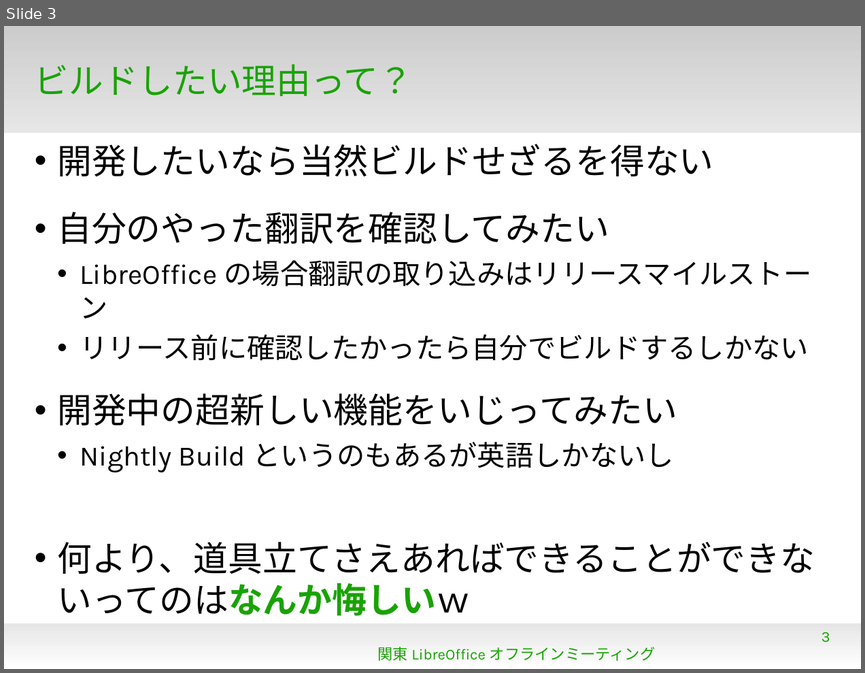
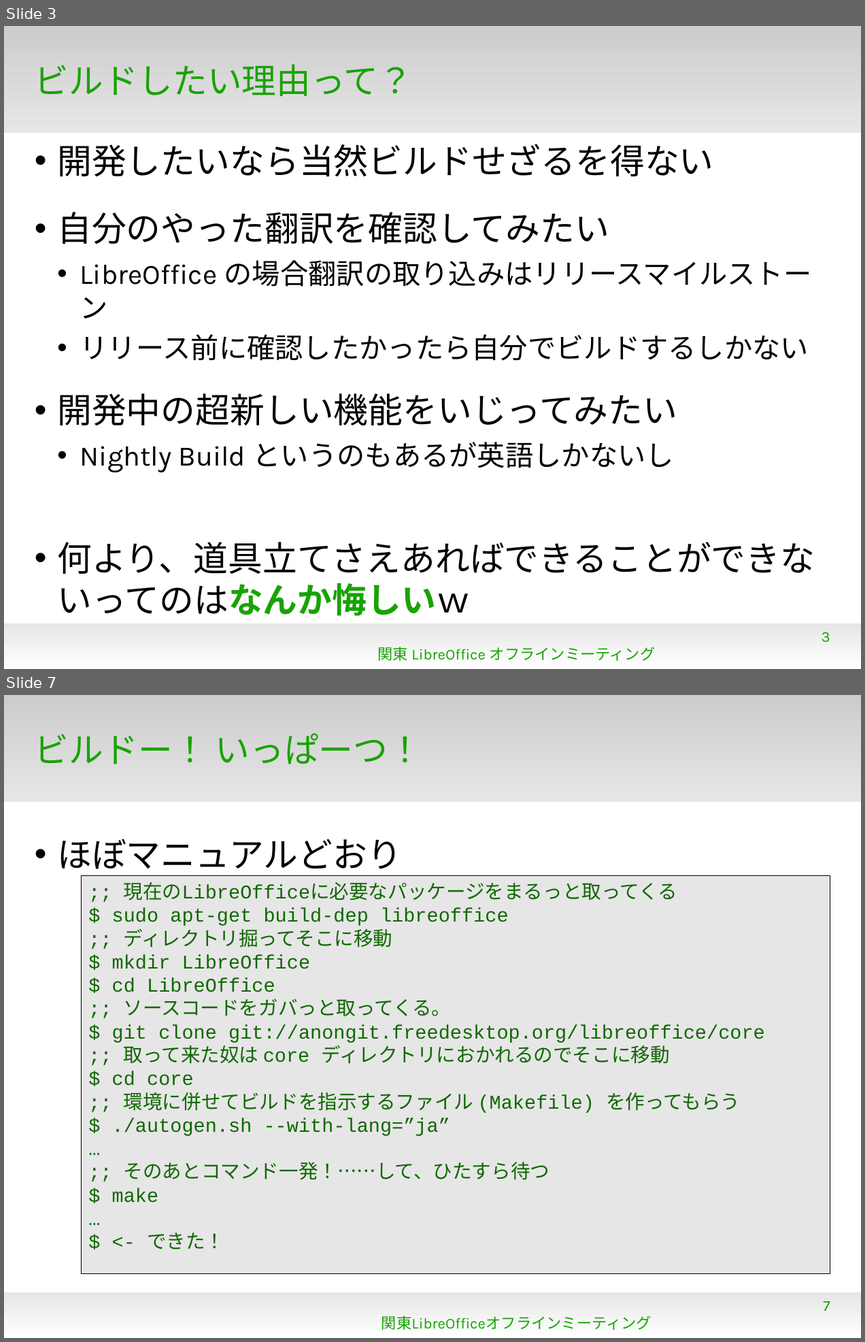
Before and after one commit to naruoga/KantoLibreOffice, a slide deck: Sep2013/BuildLinuxBasic.odp. Shown one above the other, each under a label of ours: slide 3 before the commit, slides 3 and 7 after it; the slides between them are not shown. The pictures are 865x673 and 865x1342 pixels, drawn with LibreOffice and Linux fonts; fonts in the diff are those of the drawing; background and template pictures are left out. Boxes give left, top, right and bottom in pixels: in the first picture for what was removed or moved away, otherwise in the second. Text is boxed around its words. In the diff, an @@ line names an element or a change of style, - is before the commit and + after.

```diff
--- a/Sep2013/BuildLinuxBasic.odp
+++ b/Sep2013/BuildLinuxBasic.odp
@@ slide 7 added at (4, 695, 861, 1338), background #FFFFFF; not listed: 2 template elements that a slide beside it also shows @@
@@ title added at (35, 733, 422, 764), 32 pt, text #18A303 @@
+ビルドー！ いっぱーつ！
@@ text added at (57, 838, 402, 876), 32 pt, text #000000 @@
+• ほぼマニュアルどおり
@@ rectangle added at (81, 875, 830, 1274), fill #E6E6E6, outline #000000 0 pt, 18 pt, text #106802 @@
+;; 現在のLibreOfficeに必要なパッケージをまるっと取ってくる
+$ sudo apt-get build-dep libreoffice
+;; ディレクトリ掘ってそこに移動
+$ mkdir LibreOffice
+$ cd LibreOffice
+;; ソースコードをガバっと取ってくる。
+$ git clone git://anongit.freedesktop.org/libreoffice/core
+;; 取って来た奴は core ディレクトリにおかれるのでそこに移動
+$ cd core
+;; 環境に併せてビルドを指示するファイル (Makefile) を作ってもらう
+$ ./autogen.sh --with-lang=”ja”
+…
+;; そのあとコマンド一発！……して、ひたすら待つ
+$ make
+…
+$ <- できた！
@@ page number added at (823, 1301, 830, 1310), 14 pt, text #18A303 @@
+7
@@ text added at (381, 1315, 651, 1329), 14 pt, text #18A303 @@
+関東LibreOfficeオフラインミーティング
```
Also in this commit, not shown: 2 slides changed, 4 other slides added, 3 other files.
